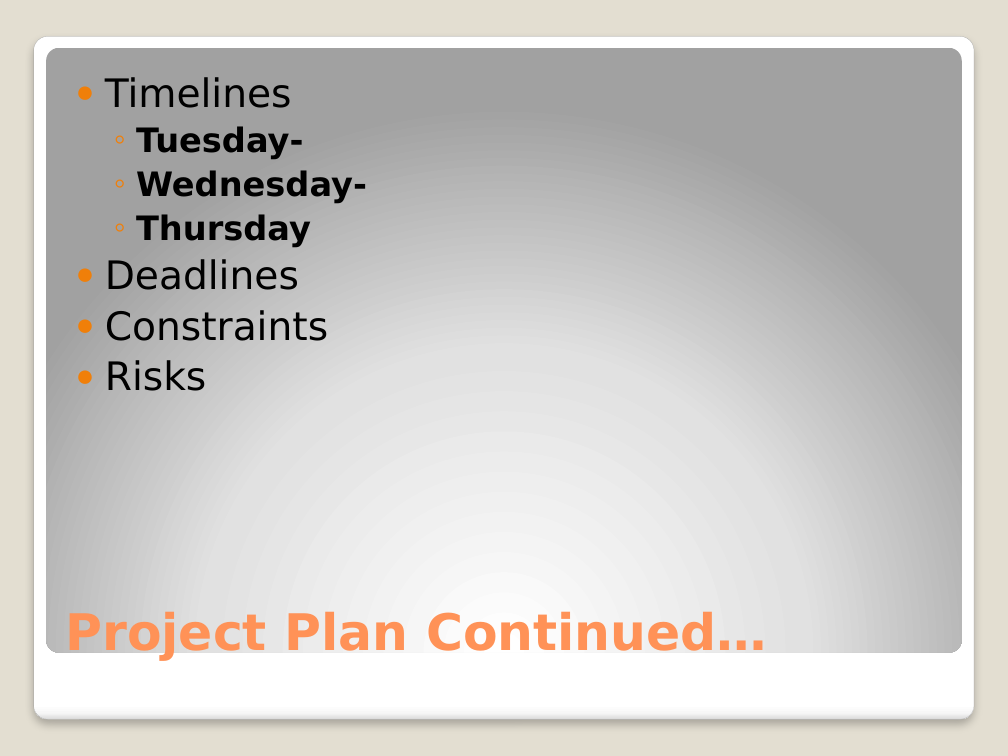
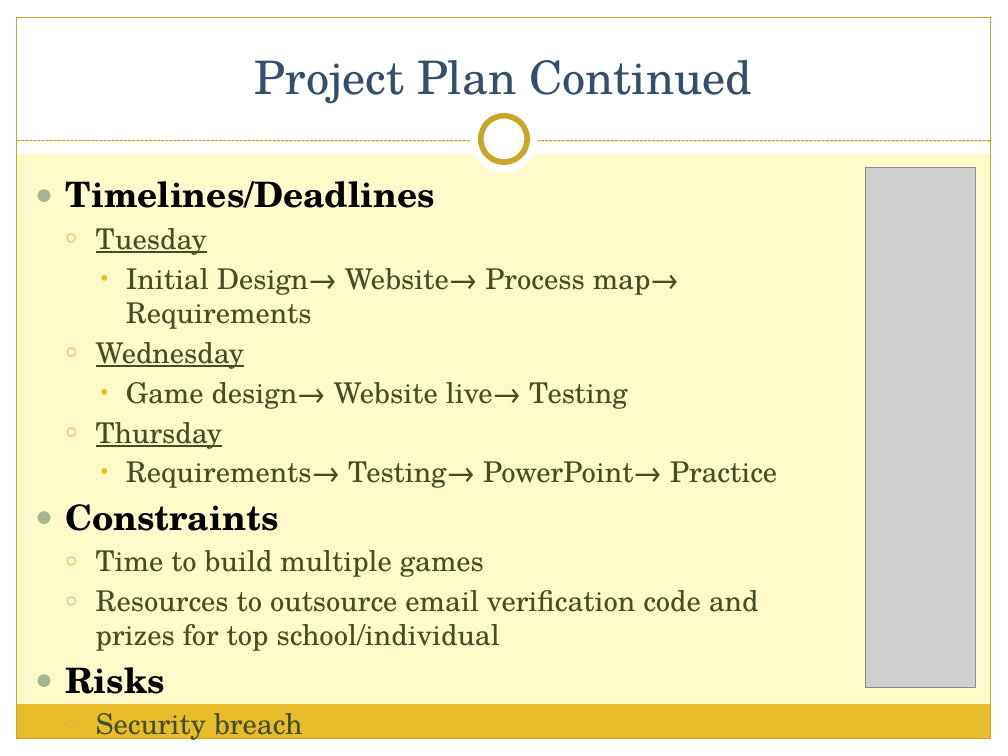
Before and after one commit to bsimondet/BeckmanProject, a slide deck: slide 6 of Documentation/The Beckmen Project.pptx (slide 4 before the commit). Drawn at 1008x756 pixels with LibreOffice and Linux fonts; fonts in the diff are those of the drawing; grey boxes stand for pictures. Boxes give left, top, right and bottom in pixels: in the first picture for what was removed or moved away, otherwise in the second. Text is boxed around its words. In the diff, an @@ line names an element or a change of style, - is before the commit and + after.

```diff
--- a/Documentation/The Beckmen Project.pptx
+++ b/Documentation/The Beckmen Project.pptx
@@ background #E3DED1 to #FEFAC9 @@
@@ rectangle added at [0,0,1008,153], fill #FFFFFF @@
@@ rectangle added at [0,0,17,756], fill #FFFFFF @@
@@ rectangle added at [17,17,991,739], outline #CCA624 0.75 pt @@
@@ rectangle added at [991,0,1008,756], fill #FFFFFF @@
@@ rounded rectangle removed at [33,36,974,720] @@
@@ rounded rectangle removed at [46,47,962,652] @@
@@ title at [255,60,752,104]: text changed; size 36 to 33 pt; font DejaVu Sans to TeX Gyre Schola; text colour #FF9258 to #344E6D; bold off @@
-Project Plan Continued…
+Project Plan Continued
@@ ellipse added at [471,106,538,173], fill #FFFFFF @@
@@ ellipse added at [481,116,527,162], fill #FFFFFF, outline #CCA624 4 pt @@
@@ line added from (17, 141) to (991, 141), #CCA624 0.75 pt dashed @@
@@ text at [65,181,777,651]: paragraph added @@
+  ○ Security breach
@@ text "Timelines/Deadlines": place and size @@
-text "Timelines/Deadlines" at [105,77,367,391]
+text "Timelines/Deadlines" at [65,181,777,651]
@@ picture added at [865,168,976,687] @@
@@ text at [65,181,679,409]: text changed; size 24 to 20.4 pt; font DejaVu Sans to TeX Gyre Schola; text colour #000000 to #444D26; bold off @@
-● Timelines
-  ◦ Tuesday-
-  ◦ Wednesday-
+● Timelines/Deadlines
+  ○ Tuesday
+    • Initial Design→ Website→ Process map→ Requirements
+  ○ Wednesday
+    • Game design→ Website live→ Testing
@@ text at [65,422,278,531]: size 24 to 20.4 pt, text colour #000000 to #444D26, bold off, underline on in "Thursday"; font DejaVu Sans to TeX Gyre Schola in "Thursday", "Constraints", "Risks"; size 28 to 25 pt, bold on in "Constraints", "Risks"; bullet ◦ to ○; more space between paragraphs; bullet colour #F07F09 to #F3A447; indent changed; bullet colour #F07F09 to #A5B592 @@
@@ text at [126,461,777,488]: text changed; size 28 to 20.4 pt; font DejaVu Sans to TeX Gyre Schola; text colour #000000 to #444D26 @@
-● Deadlines
+    • Requirements→ Testing→ PowerPoint→ Practice
@@ text at [96,550,759,651]: paragraphs added @@
+  ○ Time to build multiple games
+  ○ Resources to outsource email verification code and prizes for top school/individual
@@ rectangle added at [16,705,990,739], fill #E7BC29 @@
@@ rectangle added at [0,739,1008,756], fill #FFFFFF @@
```
Also in this commit, not shown: 6 other slides changed, 9 slides added, 3 slides removed.
